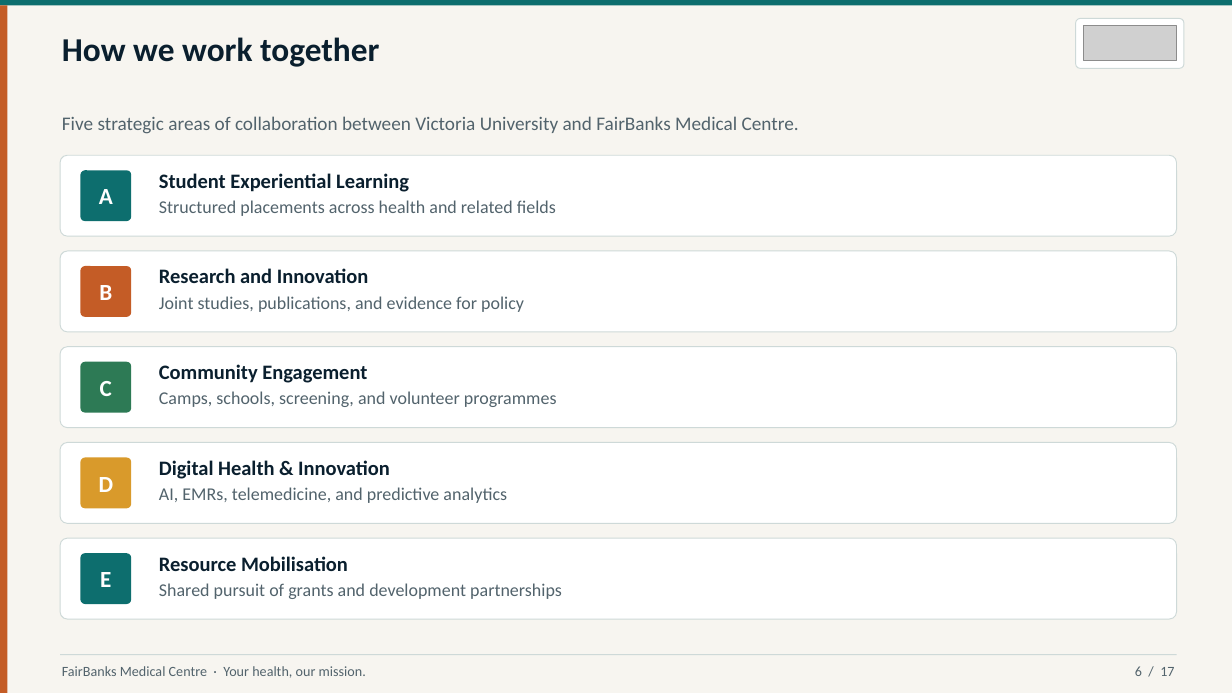
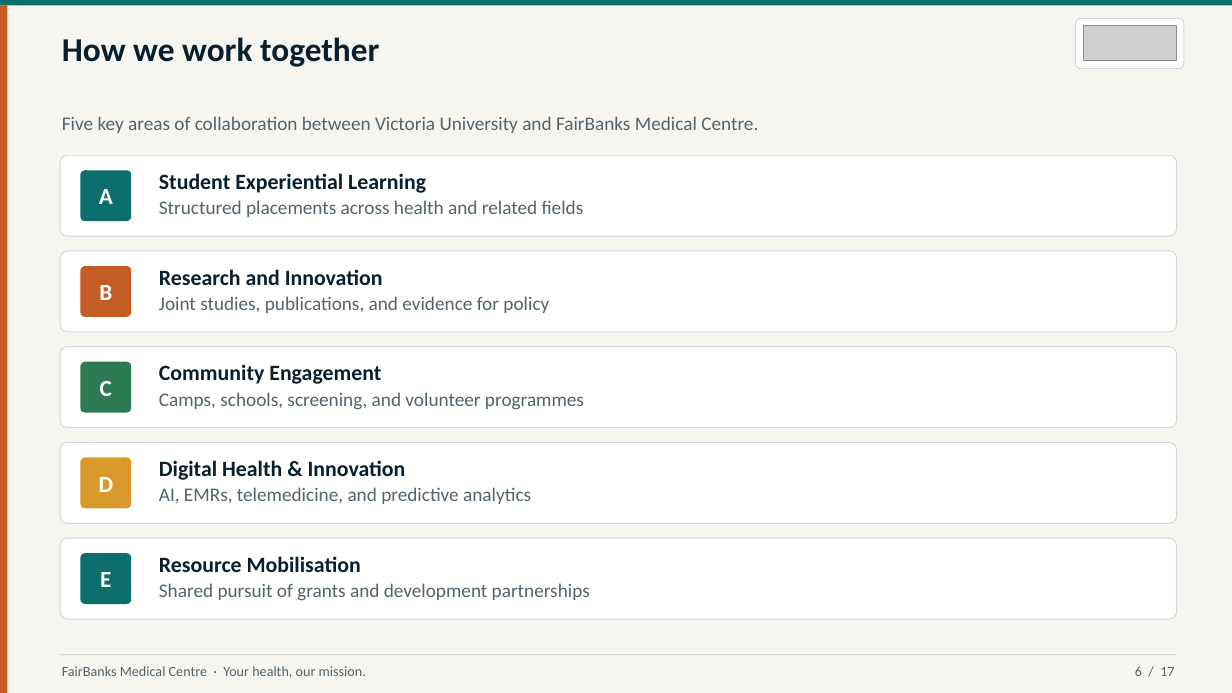
Before and after one commit to WASSWA2624/fairbanks, a slide deck: slide 6 of victoria/documents/victoria_ppt.pptx. Drawn at 1232x693 pixels with LibreOffice and Linux fonts; fonts in the diff are those of the drawing; grey boxes stand for pictures. Boxes give left, top, right and bottom in pixels: in the first picture for what was removed or moved away, otherwise in the second. Text is boxed around its words. In the diff, an @@ line names an element or a change of style, - is before the commit and + after.

Commit message:
Update Victoria University partnership proposal script and PowerPoint presentation. Revised text to reflect a shift from "strategic" to "partnership" terminology, enhancing clarity and focus. Adjusted content in multiple sections to emphasize collaboration and partnership aspects, improving overall messaging consistency.

```diff
--- a/victoria/documents/victoria_ppt.pptx
+++ b/victoria/documents/victoria_ppt.pptx
@@ text at (x1=62, y1=116, x2=758, y2=133): text changed @@
-Five strategic areas of collaboration between Victoria University and FairBanks Medical Centre.
+Five key areas of collaboration between Victoria University and FairBanks Medical Centre.
@@ size 16 to 17 pt in 5 elements at (x1=159, y1=173, x2=426, y2=193), (x1=159, y1=269, x2=383, y2=285), (x1=159, y1=364, x2=381, y2=384), (x1=159, y1=460, x2=406, y2=480), (x1=159, y1=556, x2=361, y2=572) @@
@@ size 14 to 15 pt in 5 elements at (x1=159, y1=200, x2=584, y2=217), (x1=159, y1=296, x2=549, y2=313), (x1=159, y1=392, x2=584, y2=410), (x1=159, y1=487, x2=531, y2=504), (x1=159, y1=583, x2=590, y2=601) @@
```
Also in this commit, not shown: 4 other slides changed, 1 other file.
